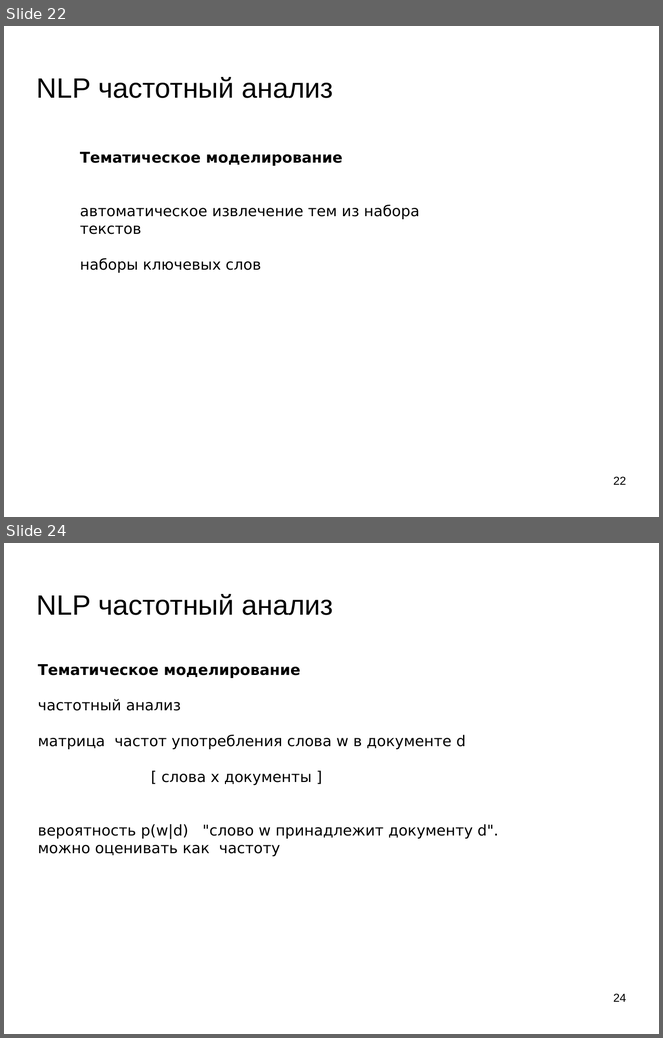
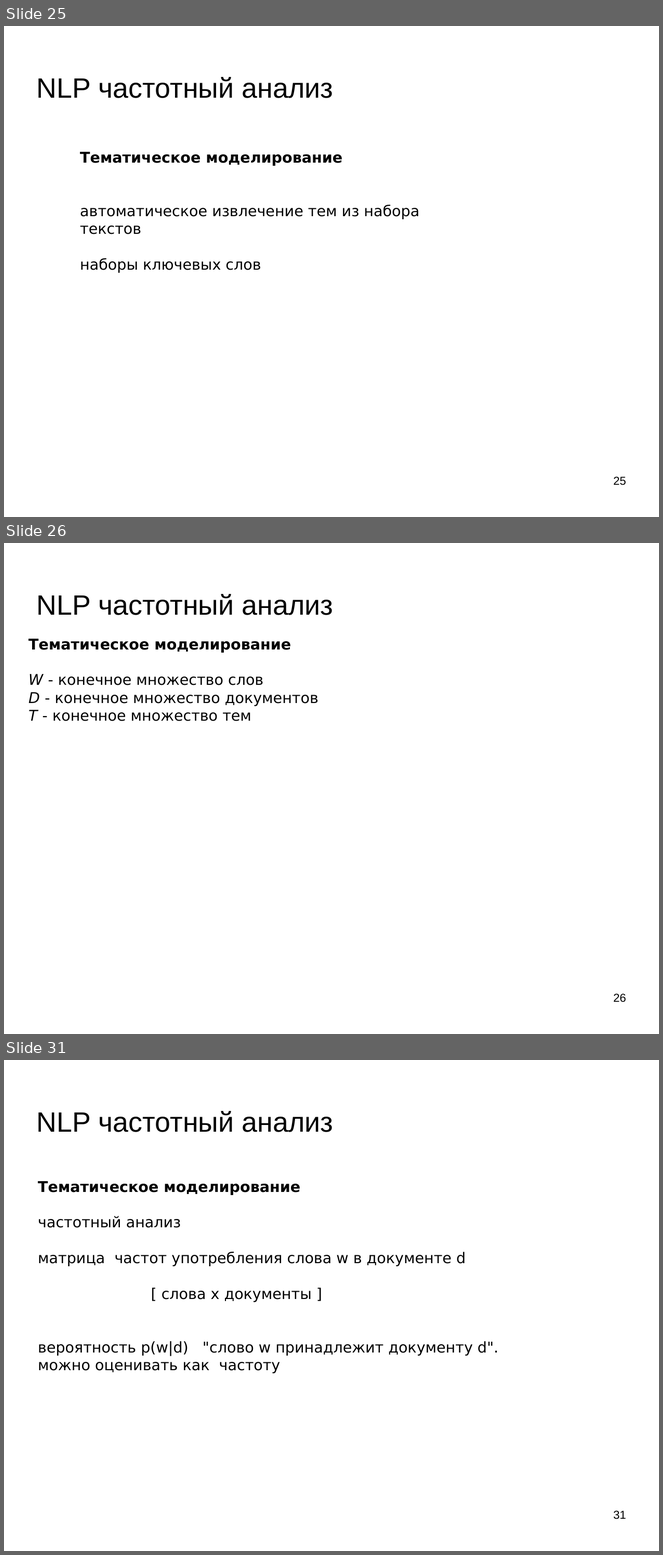
Before and after one commit to mechanoid5/ml_lectorium_legacy, a slide deck: 25-text-tfidf.odp. Shown one above the other, each under a label of ours: slides 22 and 24 before the commit, slides 25, 26 and 31 after it; the slides between them are not shown. The pictures are 663x1038 and 663x1555 pixels, drawn with LibreOffice and Linux fonts; fonts in the diff are those of the drawing; background and template pictures are left out. Boxes give left, top, right and bottom in pixels: in the first picture for what was removed or moved away, otherwise in the second. Text is boxed around its words. In the diff, an @@ line names an element or a change of style, - is before the commit and + after.

```diff
--- a/25-text-tfidf.odp
+++ b/25-text-tfidf.odp
@@ slide 26 added at bbox=[4, 543, 659, 1034], background picture (left out) @@
@@ title added at bbox=[37, 594, 333, 615], 33.9 pt, text #000000 @@
+NLP частотный анализ
@@ text added at bbox=[28, 639, 319, 721], 18 pt, text #000000 @@
+Тематическое моделирование
+W - конечное множество слов
+D - конечное множество документов
+T - конечное множество тем
@@ page number added at bbox=[613, 994, 626, 1003], 14 pt, text #000000 @@
+26
@@ what was slide 22 is now slide 25 @@
@@ page number at bbox=[613, 477, 626, 486]: text changed @@
-22
+25
@@ what was slide 24 is now slide 31 @@
@@ page number at bbox=[613, 1511, 626, 1520]: text changed @@
-24
+31
```
Also in this commit, not shown: 4 slides changed, 6 other slides added, 1 slide removed, 1 other file.
